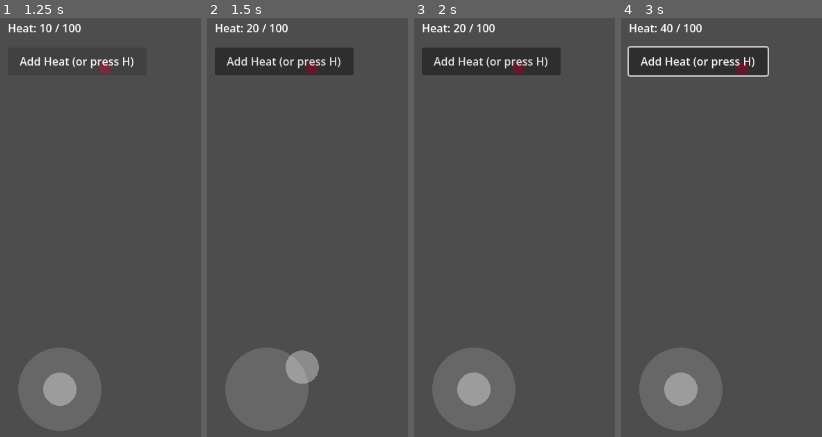
Above: before the commit, frames 1-4 (left to right).
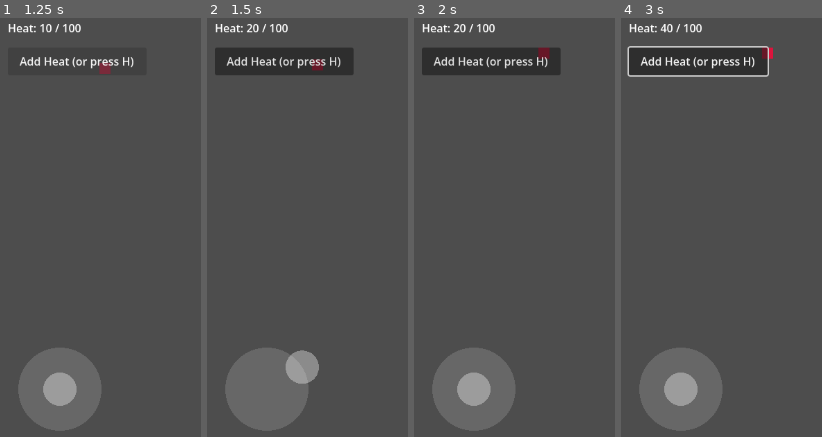
Above: after the commit, the same moments.

Repository: zowskyy/crxcibl3
Game: Godot game, scene res://scenes/TestRoom.tscn
The game is run twice, just before and just after one commit, with the same random seed, the same clock (stepped at 60 frames per second) and the same inputs.
Inputs (mouse positions are in pixels of both pictures, inside the frame that each line leads up to):
- Up to frame 1 (1.25 s): click "Add Heat (or press H)" at 0.5 s
- Up to frame 2 (1.5 s): tap Enter at 1.25 s; drag from (267, 390) to (outside the picture) at 1.27 s
- Up to frame 3 (2 s): no input
- Up to frame 4 (3 s): drag from (outside the picture) to (outside the picture) at 2.02 s; tap Space at 2.75 s; move the mouse to (outside the picture) at 2.77 s; hold Right (ui_right) from 2.78 s (still down); tap H at 2.85 s

Frame 1 is identical in both runs. In frame 2, 0.2% of the frame differs, in the area x 49-58%, y 9-14%; in frame 3, 0.3%, in the area x 49-68%, y 7-14%; in frame 4, 0.3%.

Commit message:
Fix joystick not moving the player: scene tree ready-order bug
Player is declared before CanvasLayer/VirtualJoystick in TestRoom.tscn,
so Player._ready() ran before VirtualJoystick._ready() added it to the
"virtual_joystick" group -- the lookup always returned null, silently
falling back to the arrow-key path every frame. Deferring the lookup to
after the full tree's _ready() pass fixes it.

Diff:
--- a/godot/scenes/Player.gd
+++ b/godot/scenes/Player.gd
@@ -11,6 +11,15 @@
 
 
 func _ready() -> void:
+	# Deferred: Player is declared before CanvasLayer/VirtualJoystick in the
+	# scene tree, so at _ready() time the joystick hasn't added itself to
+	# the group yet (sibling _ready() order follows scene declaration
+	# order). Deferring to the end of the frame runs this after the whole
+	# tree has finished its _ready() pass.
+	call_deferred("_find_joystick")
+
+
+func _find_joystick() -> void:
 	_joystick = get_tree().get_first_node_in_group("virtual_joystick")
 
 
